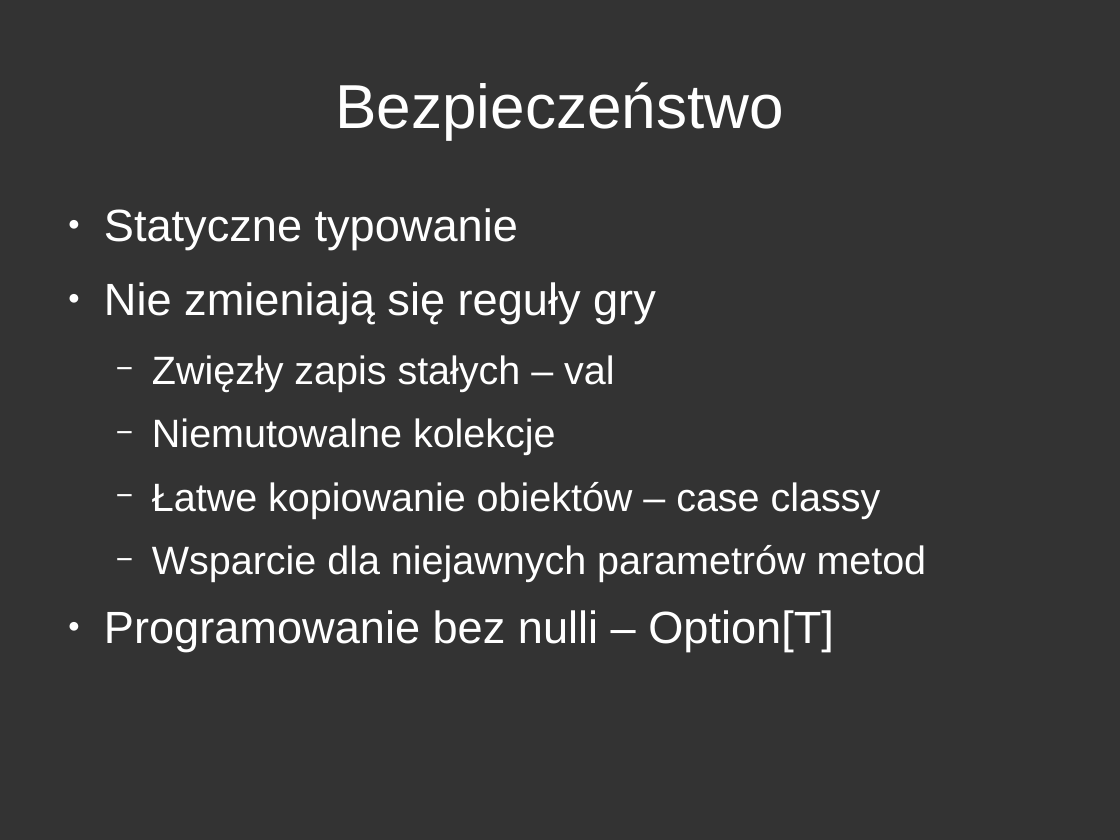
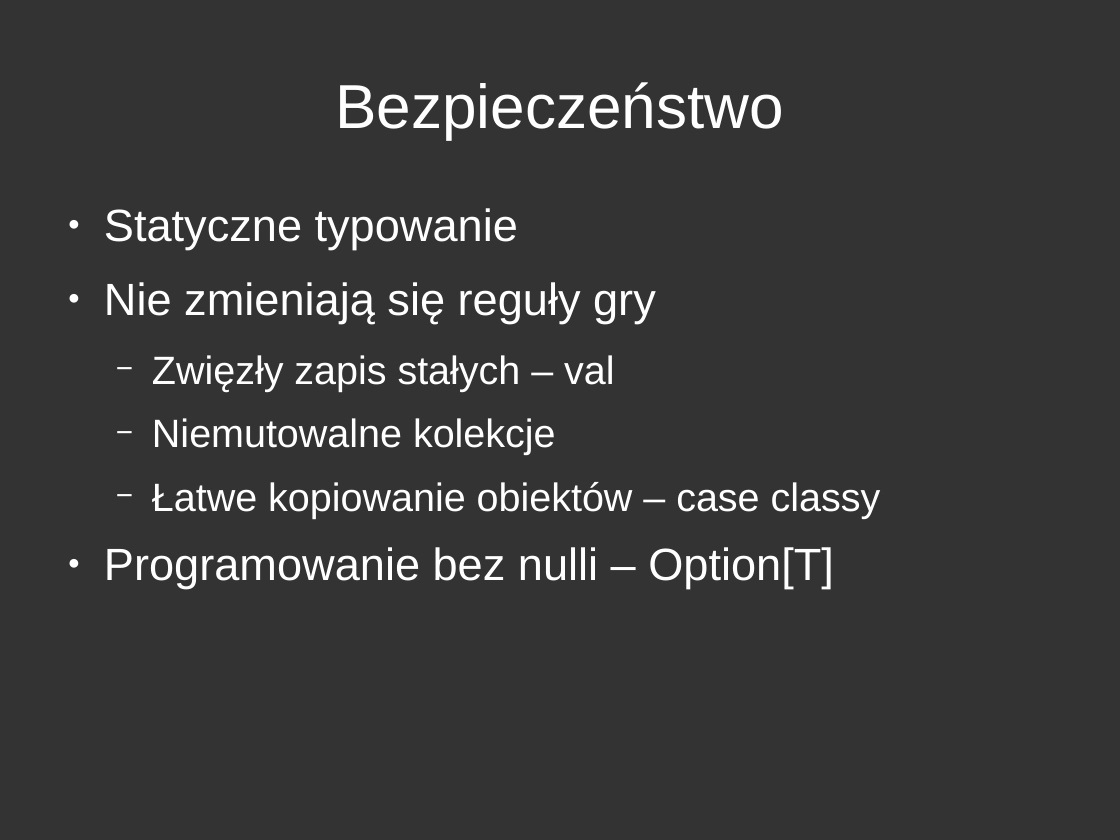
Before and after one commit to arkadius/scala-introduction, a slide deck: slide 9 of scala-introduction.odp. Drawn at 1120x840 pixels with LibreOffice and Linux fonts; fonts in the diff are those of the drawing. Boxes give left, top, right and bottom in pixels: in the first picture for what was removed or moved away, otherwise in the second. Text is boxed around its words. In the diff, an @@ line names an element or a change of style, - is before the commit and + after.

```diff
--- a/scala-introduction.odp
+++ b/scala-introduction.odp
@@ text at (152, 545, 927, 582): paragraph removed @@
-  − Wsparcie dla niejawnych parametrów metod
```
Also in this commit, not shown: 5 slides added, 1 slide removed, 3 other files.
